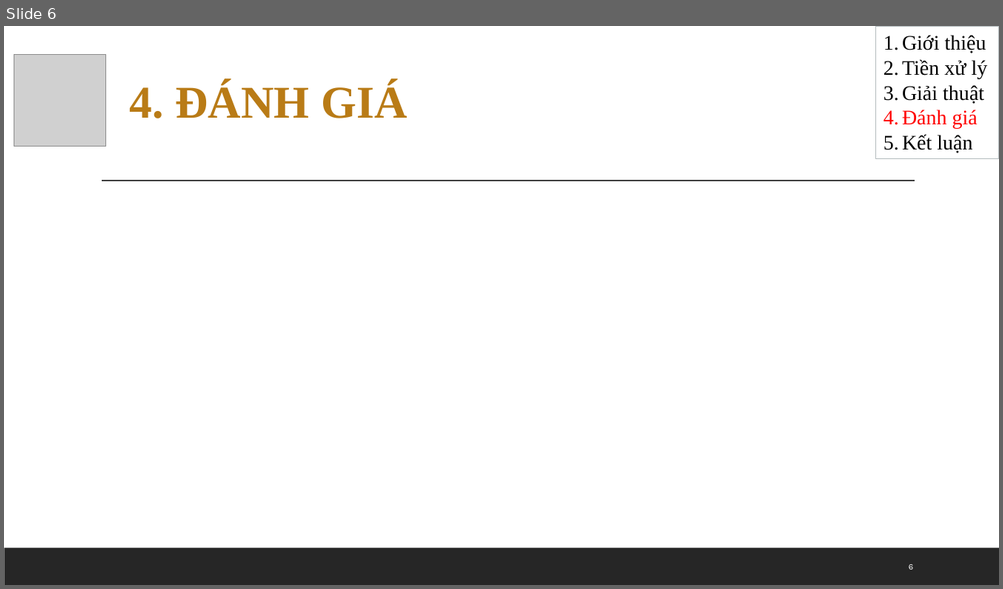
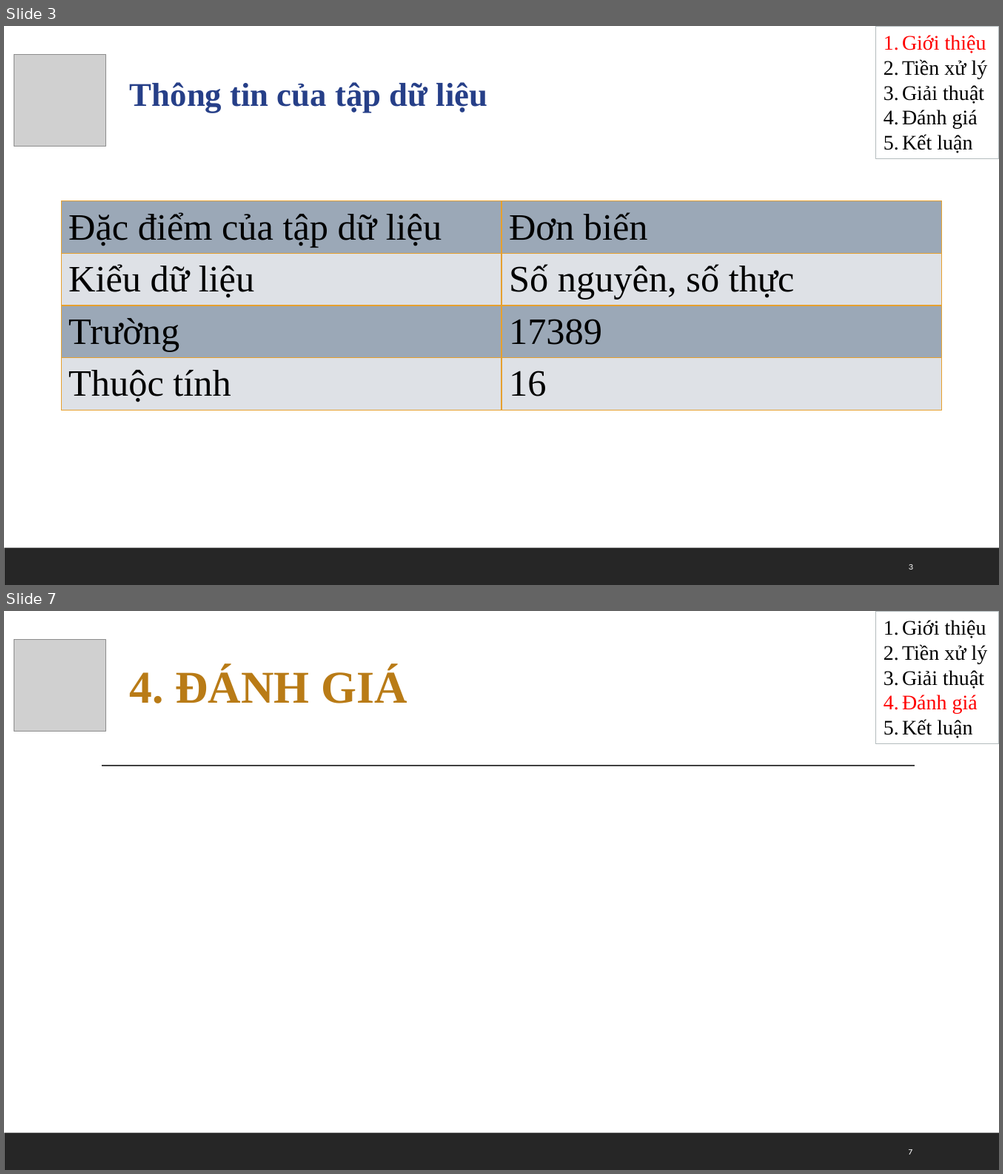
Before and after one commit to yllaw99/bike-sharing-predication-VN, a slide deck: btn-baocao.pptx. Shown one above the other, each under a label of ours: slide 6 before the commit, slides 3 and 7 after it; the slides between them are not shown. The pictures are 1003x589 and 1003x1174 pixels, drawn with LibreOffice and Linux fonts; fonts in the diff are those of the drawing; grey boxes stand for pictures. Boxes give left, top, right and bottom in pixels: in the first picture for what was removed or moved away, otherwise in the second. Text is boxed around its words. In the diff, an @@ line names an element or a change of style, - is before the commit and + after.

```diff
--- a/btn-baocao.pptx
+++ b/btn-baocao.pptx
@@ slide 3 added at box(4, 26, 999, 585), background #FFFFFF; not listed: 1 template element that a slide beside it also shows @@
@@ rectangle added at box(876, 26, 999, 158), outline #B4BCBE 0.75 pt, 20 pt, text #000000 @@
+1. Giới thiệu
+2. Tiền xử lý
+3. Giải thuật
+4. Đánh giá
+5. Kết luận
@@ picture added at box(14, 54, 105, 146) @@
@@ text added at box(130, 82, 488, 113), 32 pt, text #263F88, bold @@
+Thông tin của tập dữ liệu
@@ table added at box(62, 201, 942, 410), 4 rows, 2 columns @@
+Đặc điểm của tập dữ liệu | Đơn biến
+Kiểu dữ liệu | Số nguyên, số thực
+Trường | 17389
+Thuộc tính | 16
@@ page number added at box(908, 565, 913, 570), 8 pt, text #FFFFFF @@
+3
@@ what was slide 6 is now slide 7 @@
@@ page number at box(908, 1150, 912, 1155): text changed @@
-6
+7
```
Also in this commit, not shown: 4 slides changed, 1 other slide added, 2 slides removed, 1 other file.
